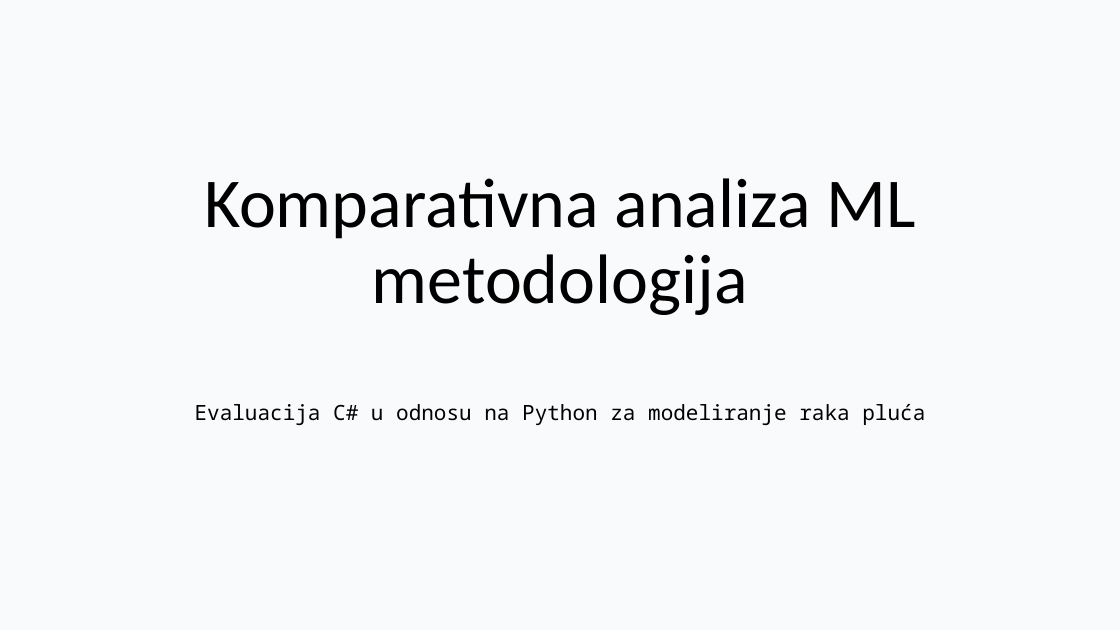
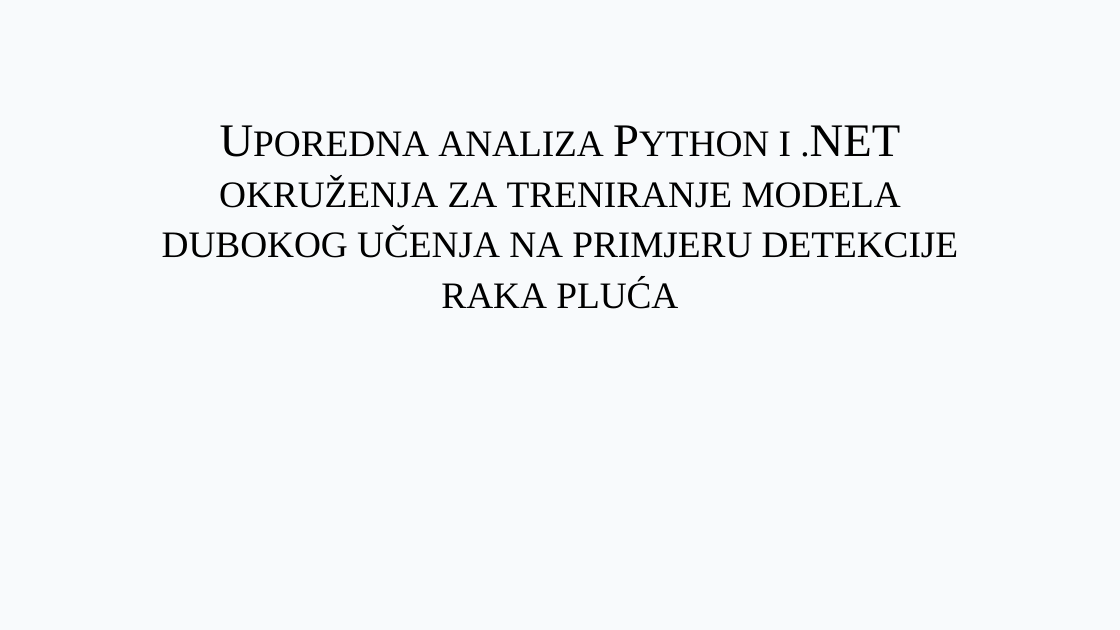
Before and after one commit to omarkurtovic/ml-dotnet-vs-python, a slide deck: slide 1 of Presentation/Komparativna analiza ML metodologija.pptx. Drawn at 1120x630 pixels with LibreOffice and Linux fonts; fonts in the diff are those of the drawing. Boxes give left, top, right and bottom in pixels: in the first picture for what was removed or moved away, otherwise in the second. Text is boxed around its words. In the diff, an @@ line names an element or a change of style, - is before the commit and + after.

```diff
--- a/Presentation/Komparativna analiza ML metodologija.pptx
+++ b/Presentation/Komparativna analiza ML metodologija.pptx
@@ title at box(162, 125, 959, 309): text changed; size 60 to 40 pt; font Calibri to Times New Roman @@
-Komparativna analiza ML metodologija
+Uporedna analiza Python i .NET okruženja za treniranje modela dubokog učenja na primjeru detekcije raka pluća
@@ subtitle removed at box(195, 404, 925, 425) @@
-Evaluacija C# u odnosu na Python za modeliranje raka pluća
```
Also in this commit, not shown: 3 slides added, 1 slide removed, 4 other files.
